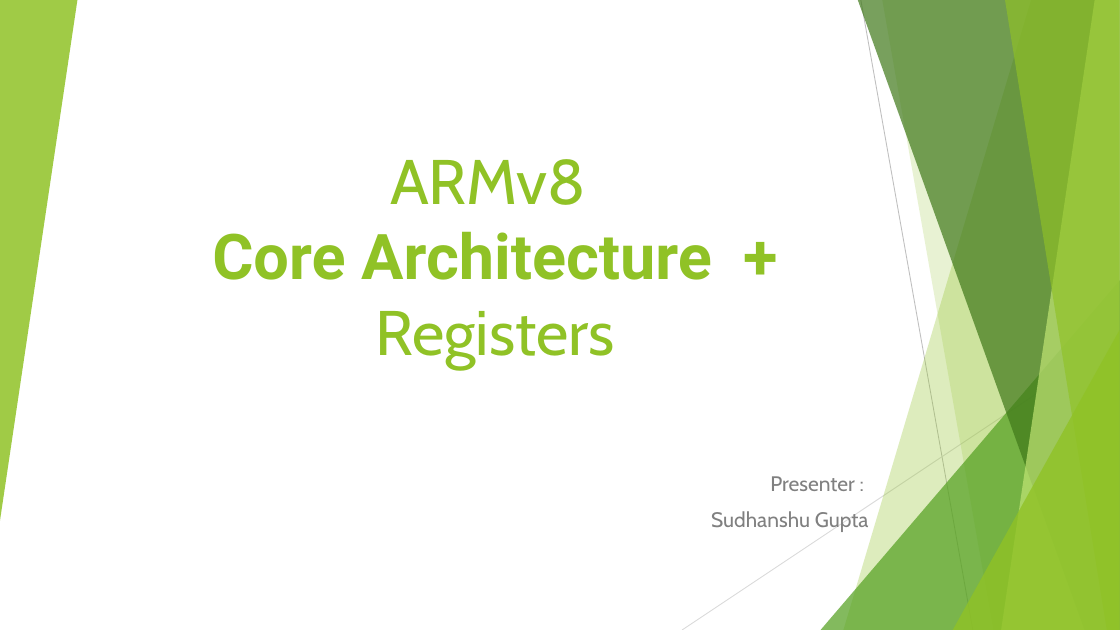
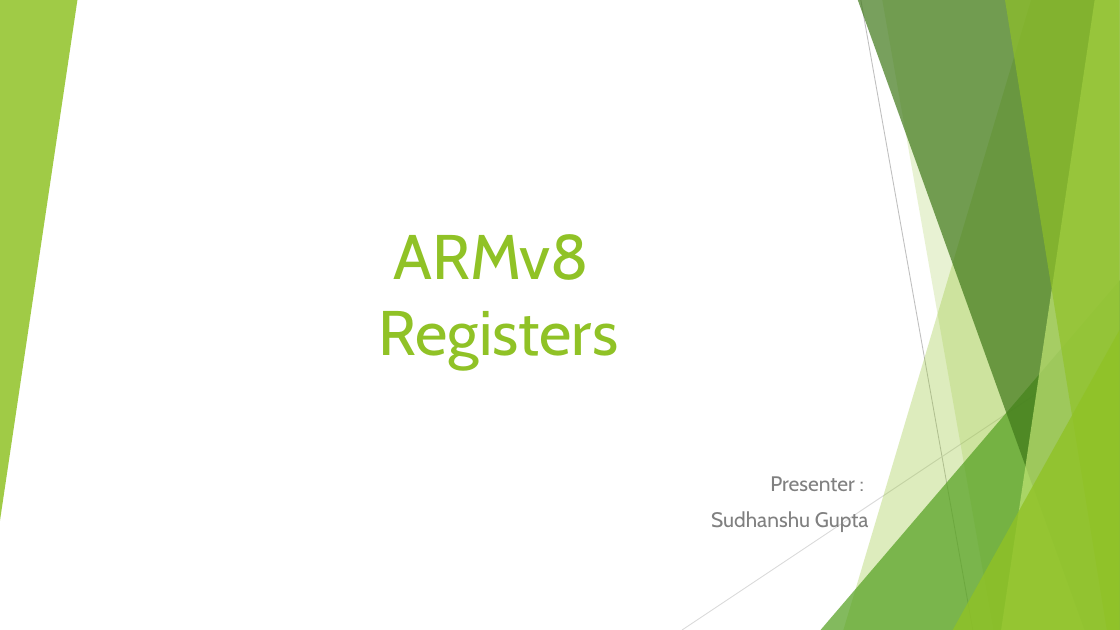
Before and after one commit to softwaresunleashed/ebook_writing, a slide deck: slide 1 of Presentations/ARM_PPTs/Ch4_ARMv8_Registers.pptx. Drawn at 1120x630 pixels with LibreOffice and Linux fonts; fonts in the diff are those of the drawing. Boxes give left, top, right and bottom in pixels: in the first picture for what was removed or moved away, otherwise in the second. Text is boxed around its words. In the diff, an @@ line names an element or a change of style, - is before the commit and + after.

Commit message:
Added new ppt on ARM Architecture

```diff
--- a/Presentations/ARM_PPTs/Ch4_ARMv8_Registers.pptx
+++ b/Presentations/ARM_PPTs/Ch4_ARMv8_Registers.pptx
@@ title at <box>379,234,618,369</box>: text changed; font Roboto to Cabin; bold off @@
-ARMv8
-Core Architecture + Registers
+ARMv8
+Registers
```
Also in this commit, not shown: 1 other file.
